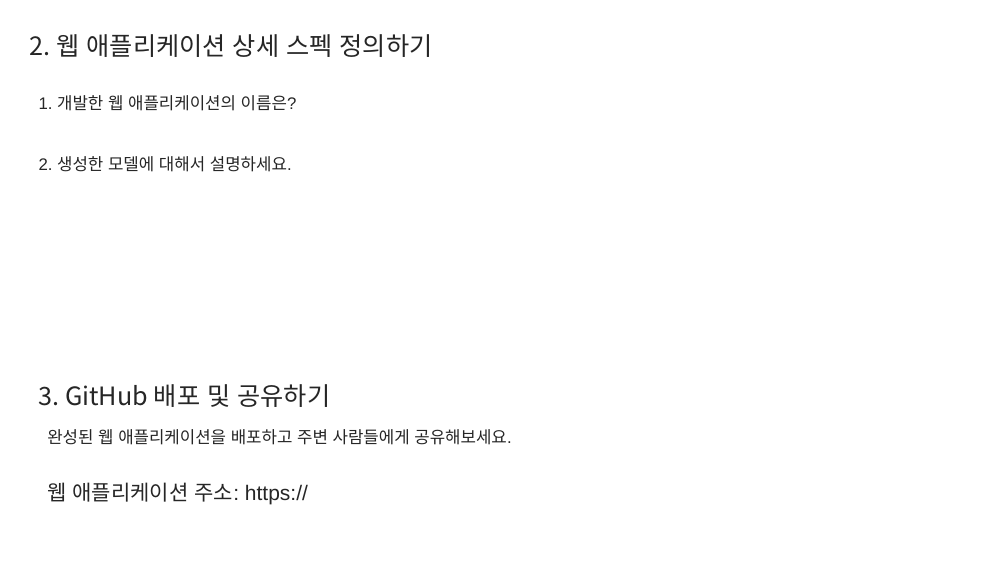
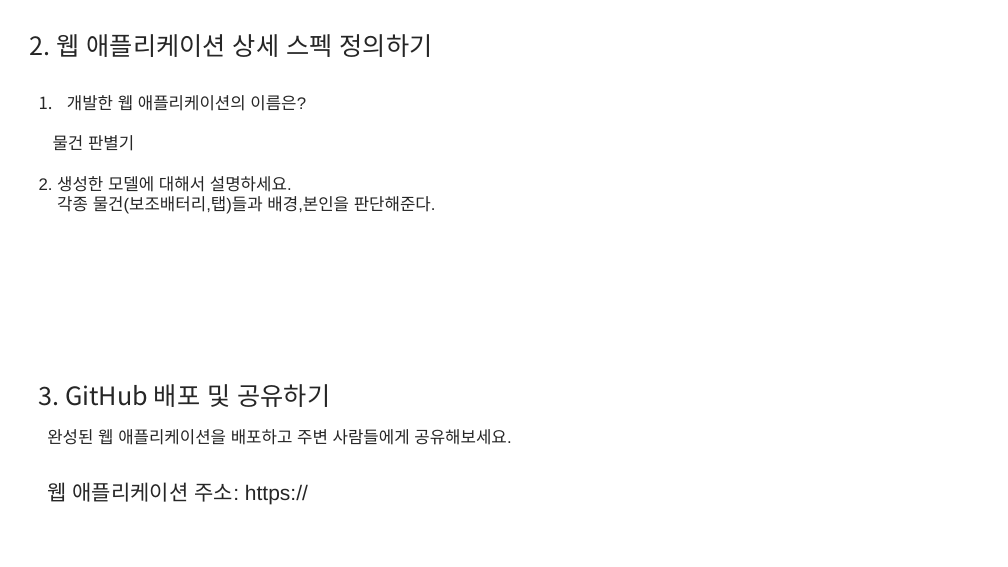
Before and after one commit to Kwon812/template1, a slide deck: slide 3 of Report.pptx. Drawn at 1008x567 pixels with LibreOffice and Linux fonts; fonts in the diff are those of the drawing. Boxes give left, top, right and bottom in pixels: in the first picture for what was removed or moved away, otherwise in the second. Text is boxed around its words. In the diff, an @@ line names an element or a change of style, - is before the commit and + after.

Commit message:
upup

```diff
--- a/Report.pptx
+++ b/Report.pptx
@@ text at [39,95,436,214]: text changed @@
-1. 개발한 웹 애플리케이션의 이름은?
-2. 생성한 모델에 대해서 설명하세요.
+1. 개발한 웹 애플리케이션의 이름은?
+물건 판별기
+2. 생성한 모델에 대해서 설명하세요.
+각종 물건(보조배터리,탭)들과 배경,본인을 판단해준다.
```
